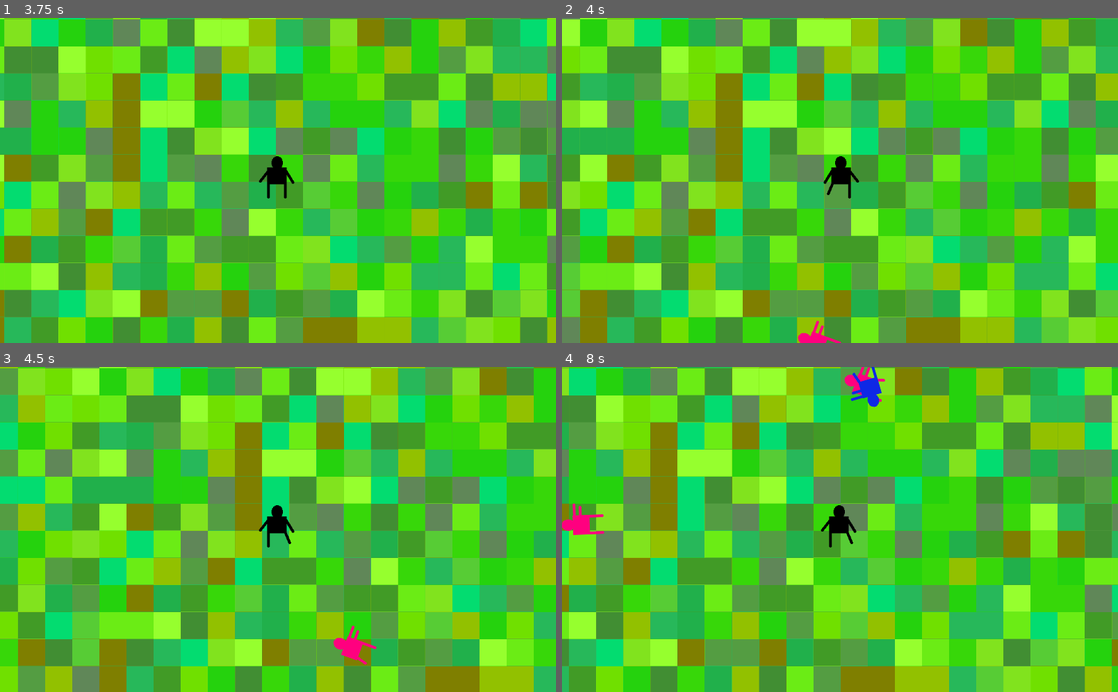
Above: before the commit, frames 1-4 (two rows, left to right).
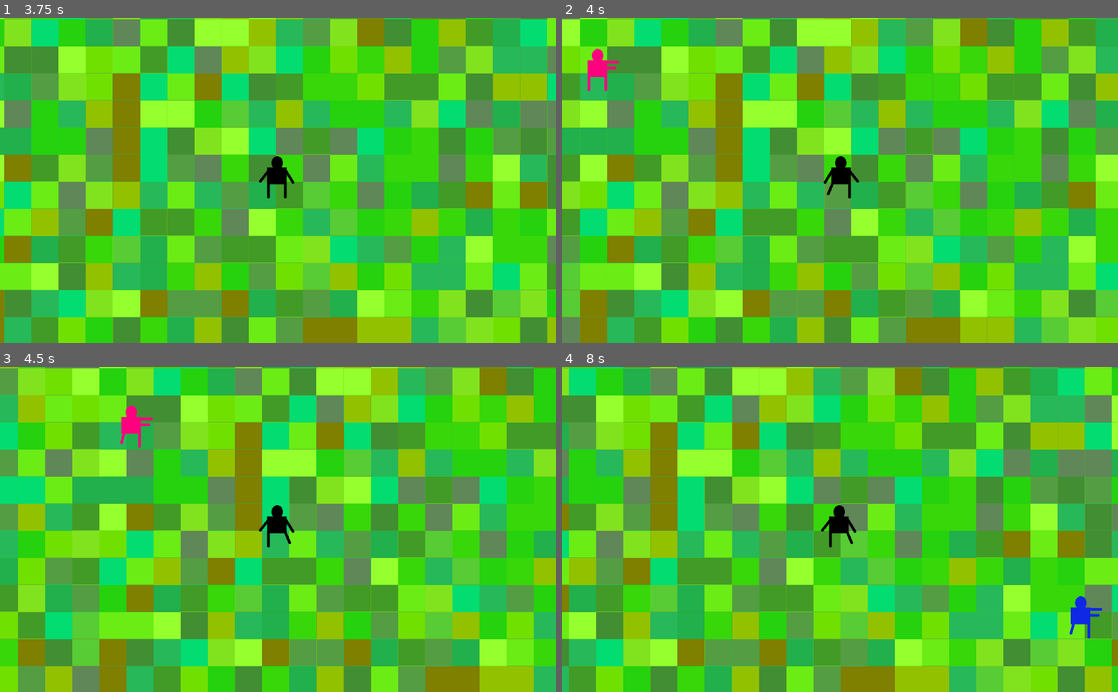
Above: after the commit, the same moments.

Repository: Matyjash/Student-Survivors
Game: Godot game, scene res://scenes/Background.tscn
The game is run twice, just before and just after one commit, with the same random seed, the same clock (stepped at 60 frames per second) and the same inputs.
Inputs:
- Up to frame 1 (3.75 s): tap Enter at 0.5 s; hold D (move_right) 0.53-1.28 s; hold S (move_down) 1.28-2.03 s; hold D (move_right) 2.03-2.78 s; hold W (move_up) 2.78-3.53 s; hold A (move_left) from 3.53 s (still down)
- Up to frame 2 (4 s): keep holding A (move_left)
- Up to frame 3 (4.5 s): keep holding A (move_left)
- Up to frame 4 (8 s): release A (move_left) at 5.03 s; hold S (move_down) 5.03-5.78 s; hold D (move_right) 5.78-6.53 s; hold W (move_up) 6.53-7.28 s; hold D (move_right) from 7.28 s (still down)

Frame 1 is identical in both runs. In frame 2, 0.5% of the frame differs, in the area x 4-51%, y 9-100%; in frame 3, 0.7%; in frame 4, 1.2%, in the area x 0-98%, y 0-84%.

Commit message:
Mob spawn and player follow
-mobs spawn on the edges of the screen
-mobs follow player's position
-mobs are deleted when leaving the screen

Diff:
--- a/scenes/Background.gd
+++ b/scenes/Background.gd
@@ -6,6 +6,7 @@
 	randomize()
 	new_game()
 	pass
+
 
 
 func _on_Player_hit():
@@ -17,23 +18,11 @@
 
 #tworznie nowego moba co okreśolną ilość czasu
 func _on_MobSpawnTimer_timeout():
-	$MobPath.position.x = $Player.position.x - 300
-	$MobPath.position.y = $Player.position.y + 200
-	$MobPath/MobSpawnLocation.position = $MobPath.position
+
 
 	var mob = mob_scene.instance()
+	mob.position = generate_spawn_position()
 
-	var mob_spawn_location = get_node("MobPath/MobSpawnLocation")
-	mob_spawn_location.offset = randi()
-
-	var direction = mob_spawn_location.rotation + PI /2
-
-	mob.position = mob_spawn_location.position
-	direction += rand_range(-PI /4 , PI/4)
-	mob.rotation = direction
-
-	var velocity = Vector2(rand_range(150.0, 250.0), 0.0)
-	mob.linear_velocity = velocity.rotated(direction)
 
 	add_child(mob)
 
@@ -41,6 +30,35 @@
 func _on_StartTimer_timeout():
 	$MobSpawnTimer.start()
 
+func generate_spawn_position():
 
-func _on_Player_player_position_changed():
-	print($MobPath.position)
+	var rand_index = randi() % 4
+	#losujemy liczbe 1-4 każda odpowiada innej krawędzi ekranu
+	#górna część ekranu
+	if rand_index == 0:
+		var y = $Player.position.y - get_viewport().size.y/2 - 50
+		var x1 = $Player.position.x - get_viewport().size.x/2
+		var x2 = $Player.position.x + get_viewport().size.x/2
+		var x = randi() % int(x2) + x1
+		return Vector2(x,y)
+	#prawa częśc ekranu
+	elif rand_index == 1:
+		var x = $Player.position.x + get_viewport().size.x/2 + 50
+		var y1 = $Player.position.y - get_viewport().size.y/2
+		var y2 = $Player.position.y + get_viewport().size.y/2
+		var y = randi() % int(y2) + y1
+		return Vector2(x,y)
+	#dolna częśc ekranu
+	elif rand_index == 2:
+		var y = $Player.position.y + get_viewport().size.y/2 + 50
+		var x1 = $Player.position.x - get_viewport().size.x/2
+		var x2 = $Player.position.x + get_viewport().size.x/2
+		var x = randi() % int(x2) + x1
+		return Vector2(x,y)
+	#lewa część ekranu
+	elif rand_index == 3:
+		var x = $Player.position.x - get_viewport().size.x/2 - 50
+		var y1 = $Player.position.y - get_viewport().size.y/2
+		var y2 = $Player.position.y + get_viewport().size.y/2
+		var y = randi() % int(y2) + y1
+		return Vector2(x,y)
--- a/scenes/Background.tscn
+++ b/scenes/Background.tscn
@@ -49,6 +49,12 @@
 [node name="Camera2D" type="Camera2D" parent="Player"]
 current = true
 
+[node name="MobPath" type="Path2D" parent="Player"]
+position = Vector2( -514, -298 )
+curve = SubResource( 2 )
+
+[node name="MobSpawnLocation" type="PathFollow2D" parent="Player/MobPath"]
+
 [node name="MobSpawnTimer" type="Timer" parent="."]
 wait_time = 2.0
 
@@ -56,11 +62,6 @@
 wait_time = 2.0
 one_shot = true
 
-[node name="MobPath" type="Path2D" parent="."]
-curve = SubResource( 2 )
-
-[node name="MobSpawnLocation" type="PathFollow2D" parent="MobPath"]
-
 [connection signal="hit" from="Player" to="." method="_on_Player_hit"]
 [connection signal="player_position_changed" from="Player" to="." method="_on_Player_player_position_changed"]
 [connection signal="timeout" from="MobSpawnTimer" to="." method="_on_MobSpawnTimer_timeout"]
--- a/scenes/Player.tscn
+++ b/scenes/Player.tscn
@@ -17,7 +17,7 @@
 radius = 26.0
 height = 30.0
 
-[node name="Player" type="Area2D"]
+[node name="Player" type="Area2D" groups=["player"]]
 script = ExtResource( 4 )
 __meta__ = {
 "_edit_group_": true
@@ -25,7 +25,7 @@
 
 [node name="AnimatedSprite" type="AnimatedSprite" parent="."]
 frames = SubResource( 1 )
-frame = 1
+frame = 2
 playing = true
 
 [node name="CollisionShape2D" type="CollisionShape2D" parent="."]
--- a/scenes/Zombie1.gd
+++ b/scenes/Zombie1.gd
@@ -1,14 +1,21 @@
-extends RigidBody2D
-
-
-
+extends KinematicBody2D
+var player = null
+var speed = 1
 func _ready():
 	randomize()
 	$AnimatedSprite.playing = true
 	var mob_types = $AnimatedSprite.frames.get_animation_names()
 	$AnimatedSprite.animation = mob_types[randi() % mob_types.size()]
-	pass # Replace with function body.
+	player = get_tree().get_nodes_in_group("player")[0]
 
-#do poprawy, screen jest niekończony
-func _on_VisibilityNotifier2D_screen_exited():
+func _physics_process(delta):
+	var move = Vector2.ZERO
+
+	move = position.direction_to(player.position) * speed
+	move = move.normalized()
+	move = move_and_collide(move)
+
+
+#usuwanie moba po wyjściu z ekranu
+func _on_VisibilityNotifier2D_viewport_exited(viewport):
 	queue_free()
--- a/scenes/Zombie1.tscn
+++ b/scenes/Zombie1.tscn
@@ -33,9 +33,8 @@
 radius = 21.0
 height = 22.0
 
-[node name="Zombie1" type="RigidBody2D"]
+[node name="Zombie1" type="KinematicBody2D"]
 collision_mask = 0
-gravity_scale = 0.0
 script = ExtResource( 10 )
 __meta__ = {
 "_edit_group_": true
@@ -44,10 +43,12 @@
 [node name="AnimatedSprite" type="AnimatedSprite" parent="."]
 frames = SubResource( 1 )
 animation = "variant3"
-frame = 1
+frame = 2
 playing = true
 
 [node name="VisibilityNotifier2D" type="VisibilityNotifier2D" parent="."]
 
 [node name="CollisionShape2D" type="CollisionShape2D" parent="."]
 shape = SubResource( 2 )
+
+[connection signal="viewport_exited" from="VisibilityNotifier2D" to="." method="_on_VisibilityNotifier2D_viewport_exited"]
